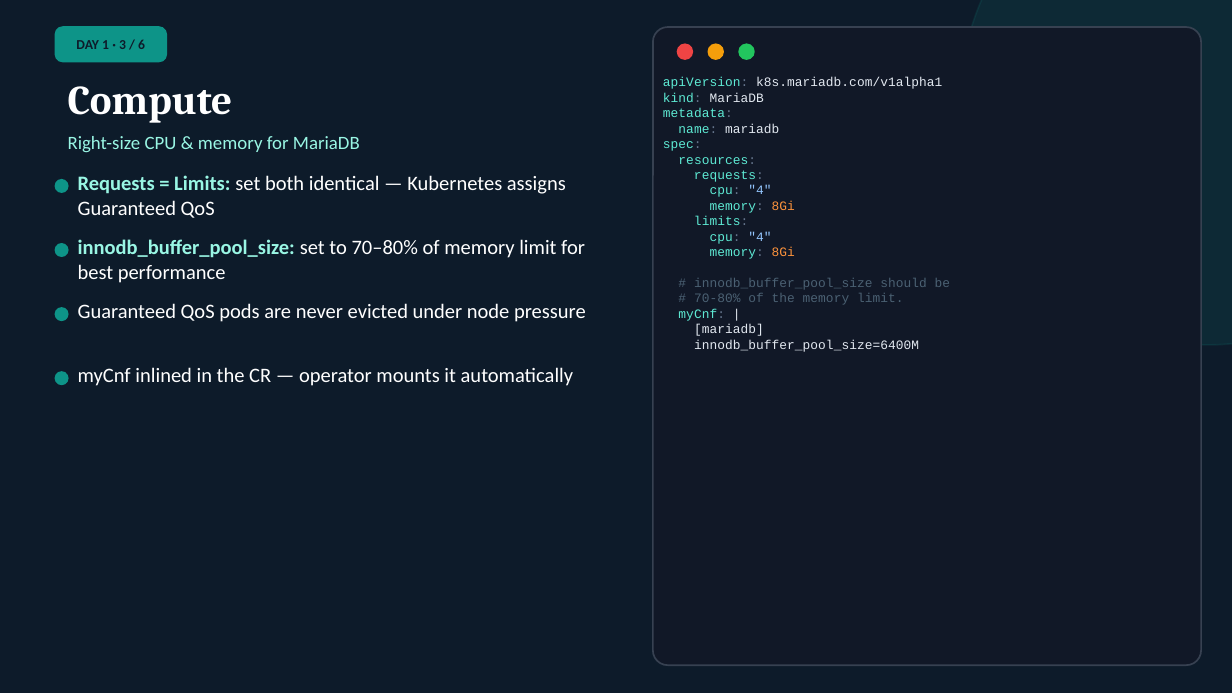
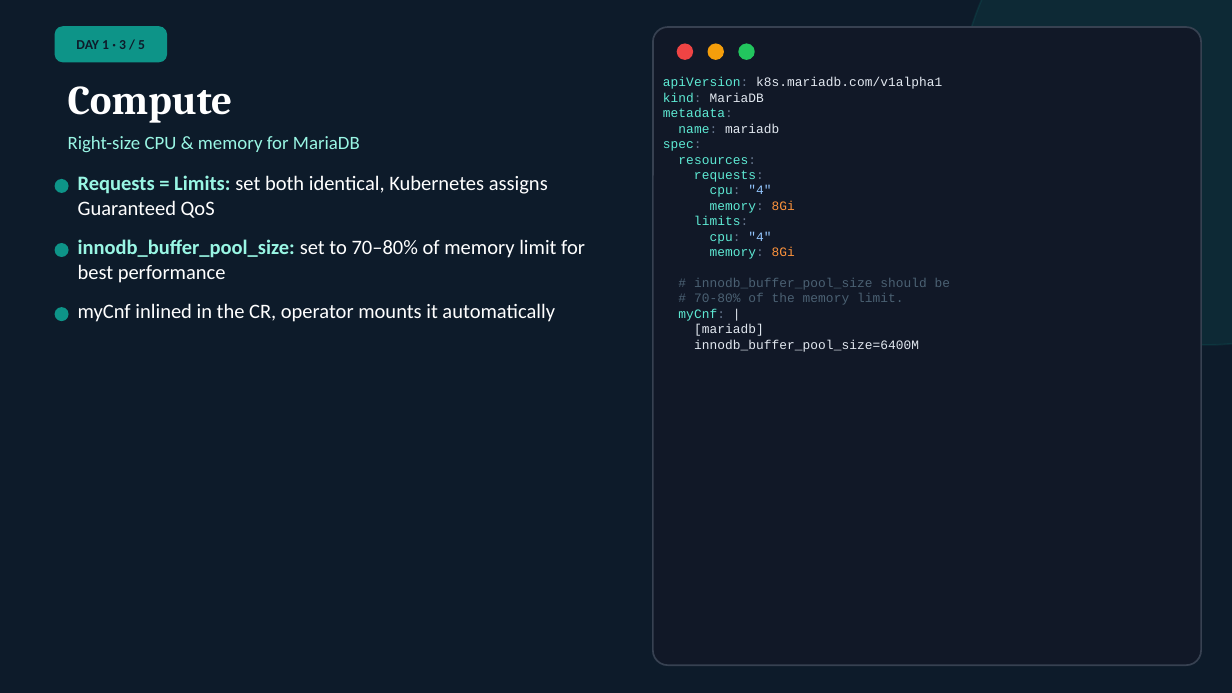
Before and after one commit to mariadb-operator/mariadb-operator, a slide deck: slide 8 of demos/multi-cluster/slides/mariadb-operator.odp. Drawn at 1232x693 pixels with LibreOffice and Linux fonts; fonts in the diff are those of the drawing. Boxes give left, top, right and bottom in pixels: in the first picture for what was removed or moved away, otherwise in the second. Text is boxed around its words. In the diff, an @@ line names an element or a change of style, - is before the commit and + after.

```diff
--- a/demos/multi-cluster/slides/mariadb-operator.odp
+++ b/demos/multi-cluster/slides/mariadb-operator.odp
@@ text at bbox=[78, 175, 548, 218]: text changed @@
-Requests = Limits: set both identical — Kubernetes assigns Guaranteed QoS
+Requests = Limits: set both identical, Kubernetes assigns Guaranteed QoS
@@ text at bbox=[78, 303, 555, 322]: text changed @@
-myCnf inlined in the CR — operator mounts it automatically
+myCnf inlined in the CR, operator mounts it automatically
@@ text removed at bbox=[78, 303, 586, 322] @@
-Guaranteed QoS pods are never evicted under node pressure
@@ ellipse removed at bbox=[55, 372, 68, 384] @@
```
Also in this commit, not shown: 18 other slides changed, 3 other files.
